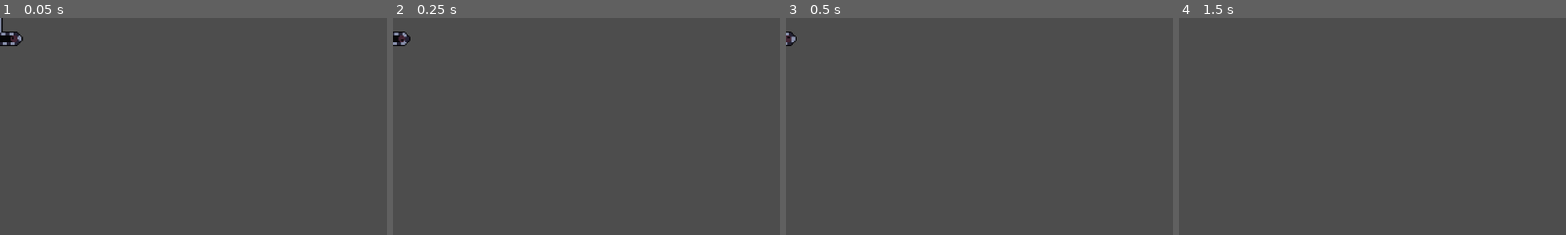
Above: before the commit, frames 1-4 (left to right).
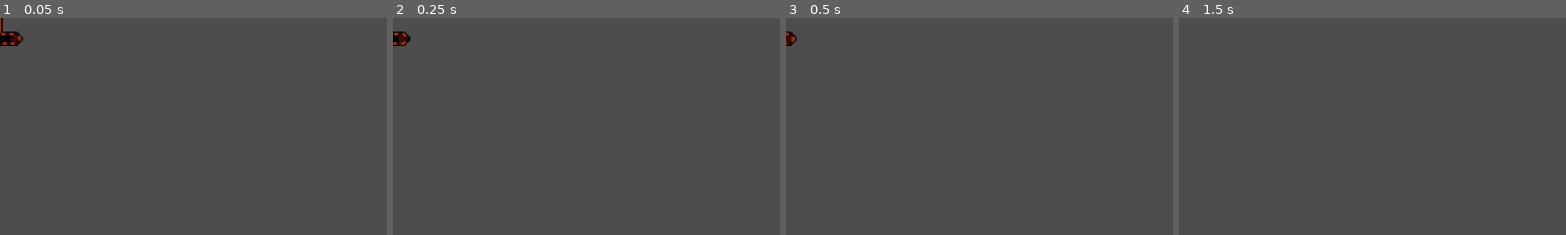
Above: after the commit, the same moments.

Repository: AuraDvin/MvR
Game: Godot game, scene res://characters/enemies/fast_enemy/fast_enemy.tscn
The game is run twice, just before and just after one commit, with the same random seed, the same clock (stepped at 60 frames per second) and the same inputs. This scene is started directly instead of the project's main scene.
Inputs (mouse positions are % of the whole screen's width and height, from its top left):
- Up to frame 1 (0.05 s): no input
- Up to frame 2 (0.25 s): no input
- Up to frame 3 (0.5 s): no input
- Up to frame 4 (1.5 s): tap Enter (ui_accept) at 0.5, 0.77, 1.25 s; move the mouse to (72, 45) at 0.52 s; hold Right (ui_right) 0.53-1.28 s; click (72, 45) at 0.67 s; move the mouse to (30, 55) at 1.27 s; hold Left (ui_left) from 1.28 s (still down)
The pictures show only the part of the screen within x 0-50%, y 0-50%; the shares and areas given below are measured in that part.

The runs differ from the first frame. In frame 1, 0.2% of the frame differs, in the area x 0-6%, y 0-13%; in frame 2, 0.2%; in frame 3, 0.1%; in frame 4, nothing differs.

Commit message:
fixed enemy hp and color when slowed

Diff:
--- a/characters/enemies/enemy.gd
+++ b/characters/enemies/enemy.gd
@@ -11,6 +11,8 @@
 var movable: bool = true
 var towers_in_range = {}
 var og_speed
+var slow_color:Color=Color.ROYAL_BLUE
+var og_color
 # Override for each enemy type, so bigger/stronger enemies progress the level more
 var score: int = 1
 signal defeated
@@ -38,6 +40,7 @@
 	attack_area.area_entered.connect(on_attack_area_entered)
 	slow_timer.timeout.connect(stop_slow)
 	og_speed = speed
+	og_color=sprite_2d.self_modulate
 
 func _process(_delta: float) -> void:
 	if towers_in_range.keys().is_empty():
@@ -63,7 +66,8 @@
 	position += veloc
 
 	# For testing purposes - remove if off-screen
-	if position.x <= -20000.0:
+	if position.x <= -2000.0:
+		print_debug("enemy far out of bounds, removing")
 		queue_free()
 
 
@@ -87,9 +91,10 @@
 		_cause_damage(area.get_parent().damage)
 		area.get_parent().queue_free()
 		if area.get_parent().slow:
-			slow_timer.start(3)
-			sprite_2d.self_modulate = Color.LIGHT_BLUE
-			speed = og_speed * 0.1
+			slow_timer.start(2.5)
+			sprite_2d.self_modulate = slow_color
+			animated_sprite_2d.self_modulate = slow_color
+			speed = og_speed * 0.67
 
 func on_attack_area_entered(area:Area2D) -> void:
 	if area.is_in_group("tower"):
@@ -107,5 +112,6 @@
 
 
 func stop_slow():
-	sprite_2d.self_modulate = Color.WHITE
+	sprite_2d.self_modulate = og_color
+	animated_sprite_2d.self_modulate = og_color
 	speed = og_speed
--- a/characters/enemies/fast_enemy/fast_enemy.tscn
+++ b/characters/enemies/fast_enemy/fast_enemy.tscn
@@ -56,9 +56,13 @@
 [node name="FastEnemy" instance=ExtResource("1_s5fes")]
 script = ExtResource("2_s5fes")
 speed = 40.0
-max_speed = 10.0
-health_points = 3
+max_speed = 40.0
+health_points = 5
 
 [node name="AnimatedSprite2D" parent="." index="2"]
+self_modulate = Color(1, 0.33333334, 0.09411765, 1)
 sprite_frames = SubResource("SpriteFrames_cfmgu")
 frame_progress = 0.0
+
+[node name="Sprite2D" parent="." index="3"]
+self_modulate = Color(1, 0.33333334, 0.09411765, 1)
--- a/characters/enemies/shielded_enemy/shielded_enemy.tscn
+++ b/characters/enemies/shielded_enemy/shielded_enemy.tscn
@@ -58,8 +58,7 @@
 script = ExtResource("2_tt7lk")
 shield_hp = 0
 speed = 15.0
-max_speed = 10.0
-health_points = 3
+max_speed = 15.0
 
 [node name="AnimatedSprite2D" parent="." index="2"]
 sprite_frames = SubResource("SpriteFrames_jto1h")
